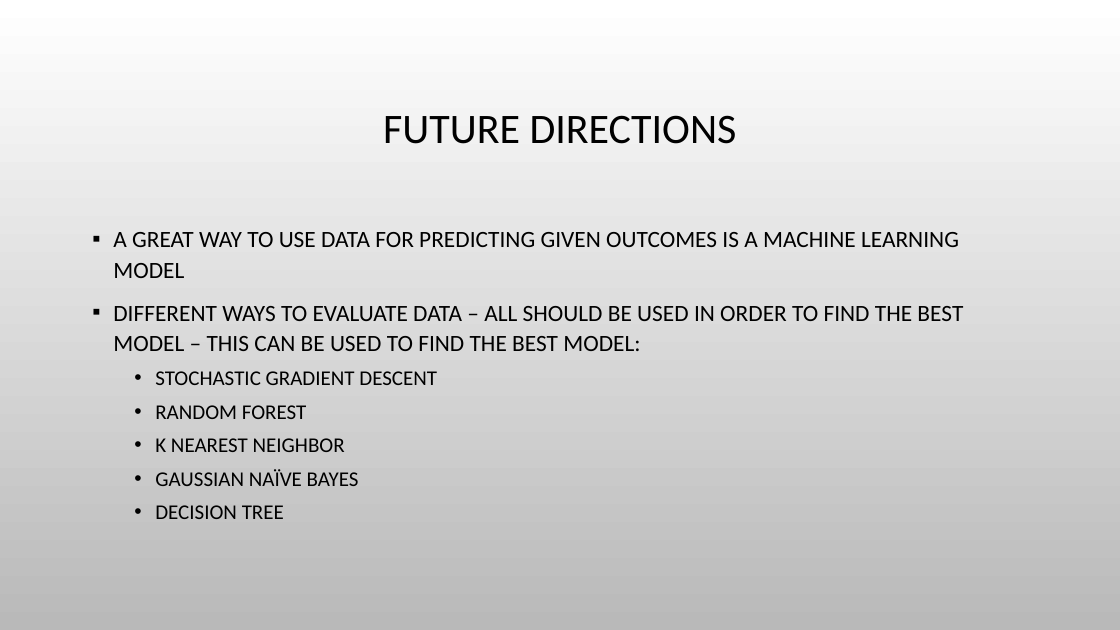
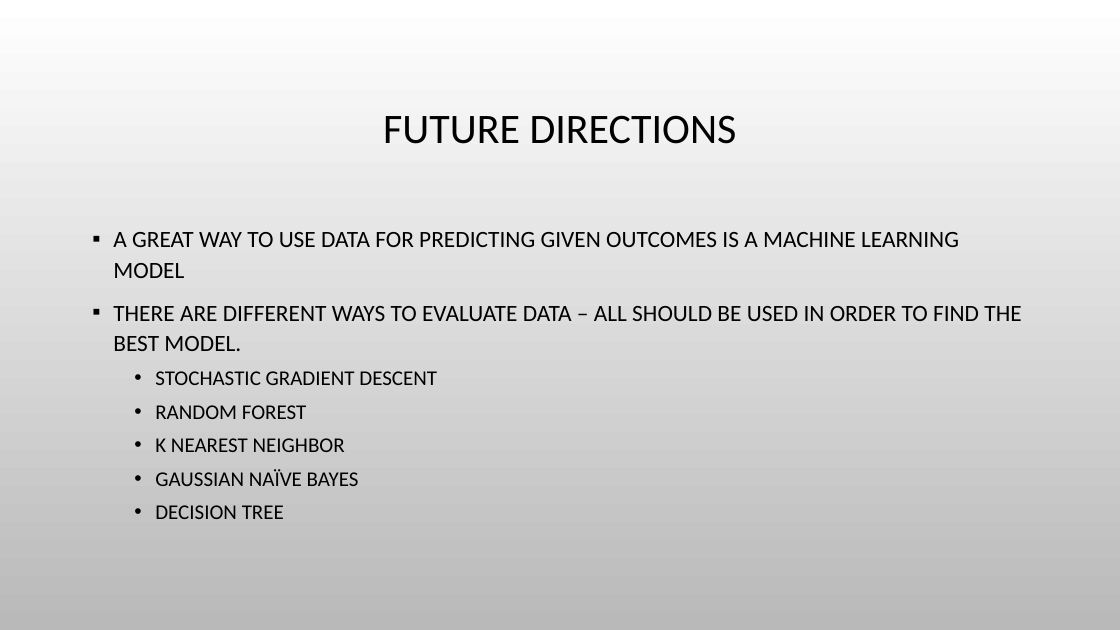
Before and after one commit to lesterstrouse/collab, a slide deck: slide 21 of PPT.pptx (slide 20 before the commit). Drawn at 1120x630 pixels with LibreOffice and Linux fonts; fonts in the diff are those of the drawing; background and template pictures are left out. Boxes give left, top, right and bottom in pixels: in the first picture for what was removed or moved away, otherwise in the second. Text is boxed around its words. In the diff, an @@ line names an element or a change of style, - is before the commit and + after.

```diff
--- a/PPT.pptx
+++ b/PPT.pptx
@@ text at (x1=113, y1=306, x2=1021, y2=351): text changed @@
-▪ DIFFERENT WAYS TO EVALUATE DATA – ALL SHOULD BE USED IN ORDER TO FIND THE BEST MODEL – THIS CAN BE USED TO FIND THE BEST MODEL:
+▪ THERE ARE DIFFERENT WAYS TO EVALUATE DATA – ALL SHOULD BE USED IN ORDER TO FIND THE BEST MODEL.
```
Also in this commit, not shown: 3 other slides changed, 1 slide added, 4 other files.
